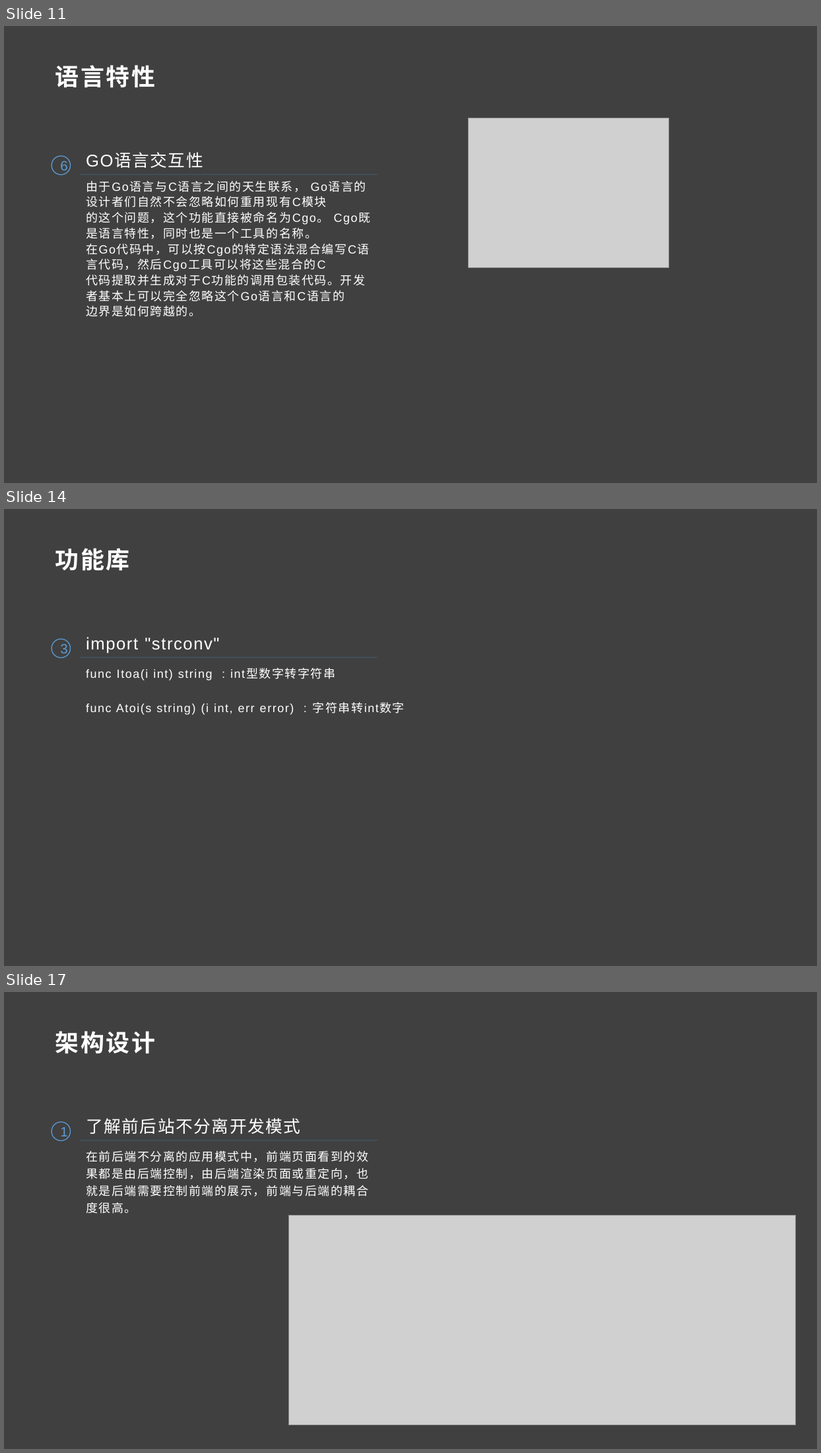
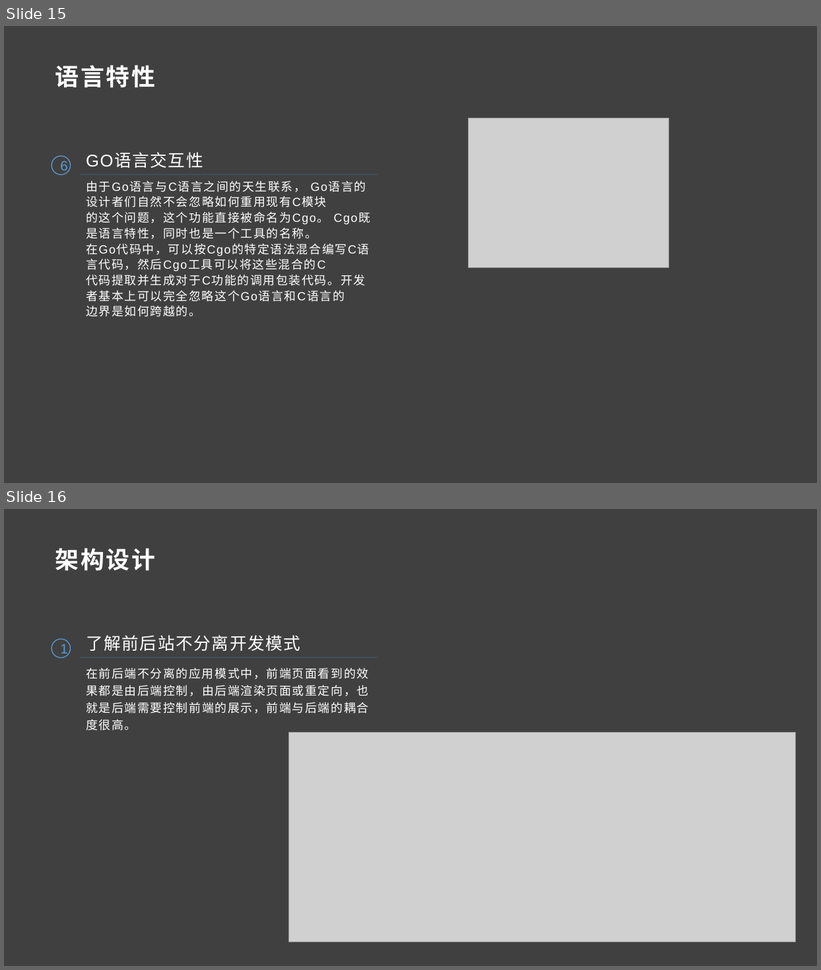
Before and after one commit to guojinchao/share, a slide deck: Gin框架与Pongo2模板语法搭建架构/走进GO的世界.pptx. Shown one above the other, each under a label of ours: slides 11, 14 and 17 before the commit, slides 15 and 16 after it; the slides between them are not shown. The pictures are 821x1453 and 821x970 pixels, drawn with LibreOffice and Linux fonts; fonts in the diff are those of the drawing; grey boxes stand for pictures. Boxes give left, top, right and bottom in pixels: in the first picture for what was removed or moved away, otherwise in the second. Text is boxed around its words. In the diff, an @@ line names an element or a change of style, - is before the commit and + after.

```diff
--- a/Gin框架与Pongo2模板语法搭建架构/走进GO的世界.pptx
+++ b/Gin框架与Pongo2模板语法搭建架构/走进GO的世界.pptx
@@ slide 14 removed at (4, 509, 817, 966), background #404040 @@
@@ text removed at (55, 548, 130, 570) @@
-功能库
@@ ellipse removed at (52, 639, 71, 658) @@
-3
@@ text removed at (86, 637, 219, 654) @@
-import "strconv"
@@ line removed from (81, 657) to (378, 657) @@
@@ text removed at (86, 669, 405, 715) @@
-func Itoa(i int) string : int型数字转字符串
-func Atoi(s string) (i int, err error) : 字符串转int数字
@@ what was slide 11 is now slide 15 @@
@@ what was slide 17 is now slide 16 @@
```
Also in this commit, not shown: 1 slide changed, 4 slides added, 4 other slides removed.
